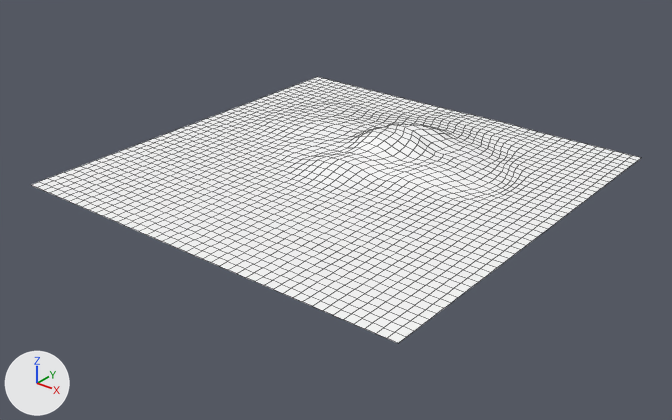
The Blender file assets/3dmodels/world/firstland.blend, before and after one commit.
The view is the same before and after, from a camera (50 mm lens) standing at (243.0, -311.0, 171.0) and looking at (3.0, -11.0, -15.0). Every picture has the same lights, and +X, +Y and +Z are marked at lower left. Mesh edges are drawn as thin lines.

Objects in the first picture: 'Floor'.
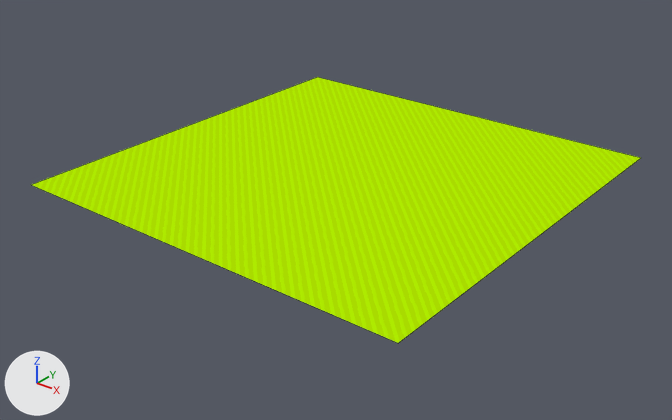
Where the change shows, as pixel boxes (x1, y1, x2, y2) in the pictures (672 x 420 px):
'Floor', surface changed, reshaped (white to green): (31, 77, 641, 343) in both
part 1 of me_plane, deleted: before (31, 77, 641, 343)

The change, as a list of edits to the scene's bpy script:
```text
Add img_grass_png:
    img_grass_png = load_image('grass.png', 'grass.png', 1080, 1080, 'sRGB')
Change mat_grass:
    where n0 = _N.new('ShaderNodeOutputMaterial'); n0.name = 'Material Output'
    remove n1 = _N.new('ShaderNodeBsdfPrincipled'); n1.name = 'Principled BSDF'
    remove n1.distribution = 'GGX'
    remove n1.subsurface_method = 'BURLEY'
    remove n1.inputs[0].default_value = (1.0, 1.0, 1.0, 1.0)  # 'Base Color', white #ffffff
    remove _L.new(n1.outputs[0], n0.inputs[0])  # 'BSDF' to 'Surface'
    add n2 = _N.new('ShaderNodeTexImage'); n2.name = 'Image Texture'
    add n2.image = img_grass_png
    add _L.new(n2.outputs[0], n0.inputs[0])  # 'Color' to 'Surface'
Change me_plane:
    used by ob_floor; location = (0.0, 0.0, 0.0); scale = (100.0, 100.0, 100.0)
    remove me_plane.from_pydata(...)  # 2025 vertices, 1936 faces; spans x -1.0..1.0, y -1.0..1.0, z 0.0..0.1
    add me_plane.from_pydata(...)  # 4 vertices, 1 face; spans x -1.0..1.0, y -1.0..1.0, z 0.0
    me_plane part 1: 2021 vertices removed from x -1.0..1.0, y -1.0..1.0, z 0.0..0.1
```
